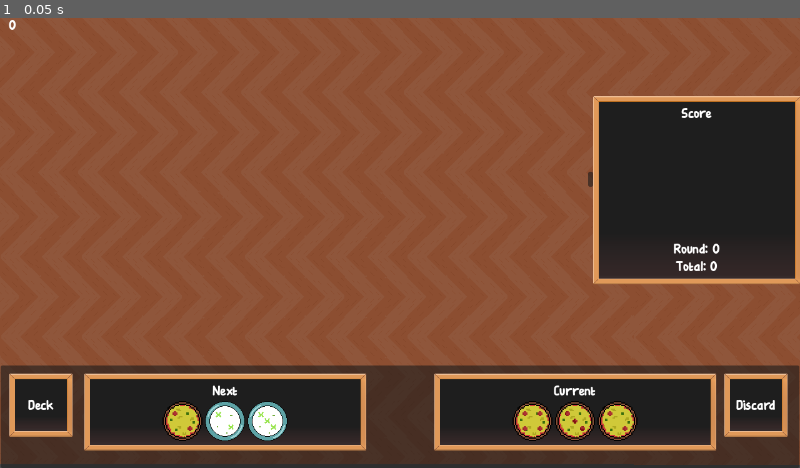
Above: before the commit, frame 1.
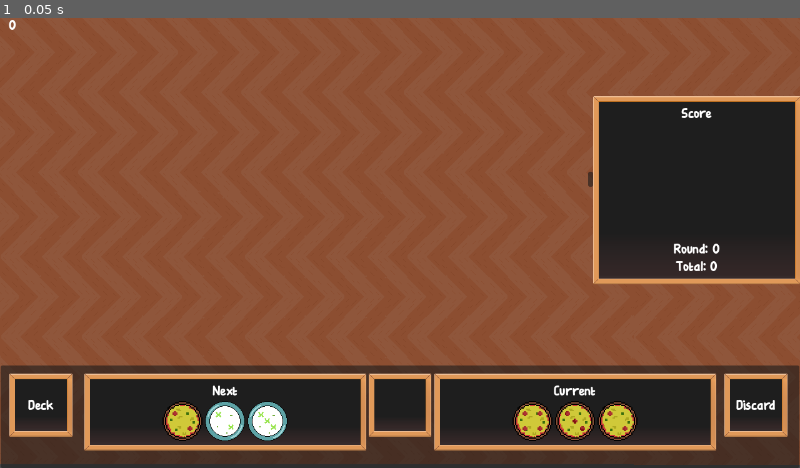
Above: after the commit, the same moment.

Repository: jshorte/dice-diner
Game: Godot game, scene res://Scenes/main.tscn
Same seed, same stepped clock (60 frames per second), same inputs: the game is played once before the commit and once after it.
Inputs:
- Up to frame 1 (0.05 s): no input

The runs differ from the first frame. In frame 1, 1.0% of the frame differs, in the area x 46-54%, y 78-94%.

Commit message:
Highlight contributions in score panel and play area

Diff:
--- a/Scenes/Dice.tscn
+++ b/Scenes/Dice.tscn
@@ -58,6 +58,68 @@
 scale_curve = SubResource("CurveTexture_3jar1")
 color_ramp = SubResource("GradientTexture1D_3jar1")
 
+[sub_resource type="Gradient" id="Gradient_3jar1"]
+colors = PackedColorArray(0, 1, 0, 1, 1, 1, 1, 1)
+
+[sub_resource type="GradientTexture1D" id="GradientTexture1D_1kcbr"]
+gradient = SubResource("Gradient_3jar1")
+
+[sub_resource type="Curve" id="Curve_b27ex"]
+_limits = [0.0, 3.0, 0.0, 1.0]
+_data = [Vector2(0, 3), 0.0, -1.00043, 0, 1, Vector2(0.551502, 2.44826), -2.63703, -2.63703, 0, 0, Vector2(1, 0), -5.4588, 0.0, 1, 0]
+point_count = 3
+
+[sub_resource type="CurveTexture" id="CurveTexture_7wmyd"]
+curve = SubResource("Curve_b27ex")
+
+[sub_resource type="ParticleProcessMaterial" id="ParticleProcessMaterial_jwc25"]
+particle_flag_disable_z = true
+emission_shape = 6
+emission_ring_axis = Vector3(0, 0, 1)
+emission_ring_height = 1.0
+emission_ring_radius = 48.0
+emission_ring_inner_radius = 32.0
+emission_ring_cone_angle = 5.0
+angle_min = 1.07288e-05
+angle_max = 1.07288e-05
+direction = Vector3(0, 0, 0)
+spread = 180.0
+initial_velocity_max = 24.21
+gravity = Vector3(0, 0, 0)
+scale_curve = SubResource("CurveTexture_7wmyd")
+color_ramp = SubResource("GradientTexture1D_1kcbr")
+
+[sub_resource type="Gradient" id="Gradient_a0ujp"]
+colors = PackedColorArray(0, 0, 1, 1, 1, 1, 1, 1)
+
+[sub_resource type="GradientTexture1D" id="GradientTexture1D_jwepb"]
+gradient = SubResource("Gradient_a0ujp")
+
+[sub_resource type="Curve" id="Curve_jglba"]
+_limits = [0.0, 3.0, 0.0, 1.0]
+_data = [Vector2(0, 3), 0.0, -1.00043, 0, 1, Vector2(0.551502, 2.44826), -2.63703, -2.63703, 0, 0, Vector2(1, 0), -5.4588, 0.0, 1, 0]
+point_count = 3
+
+[sub_resource type="CurveTexture" id="CurveTexture_pabcj"]
+curve = SubResource("Curve_jglba")
+
+[sub_resource type="ParticleProcessMaterial" id="ParticleProcessMaterial_cwike"]
+particle_flag_disable_z = true
+emission_shape = 6
+emission_ring_axis = Vector3(0, 0, 1)
+emission_ring_height = 1.0
+emission_ring_radius = 48.0
+emission_ring_inner_radius = 32.0
+emission_ring_cone_angle = 5.0
+angle_min = 1.07288e-05
+angle_max = 1.07288e-05
+direction = Vector3(0, 0, 0)
+spread = 180.0
+initial_velocity_max = 24.21
+gravity = Vector3(0, 0, 0)
+scale_curve = SubResource("CurveTexture_pabcj")
+color_ramp = SubResource("GradientTexture1D_jwepb")
+
 [sub_resource type="CircleShape2D" id="CircleShape2D_7cx2c"]
 radius = 32.0
 
@@ -94,6 +156,20 @@
 explosiveness = 0.5
 process_material = SubResource("ParticleProcessMaterial_7cx2c")
 
+[node name="ContributingHighlights" type="GPUParticles2D" parent="."]
+emitting = false
+amount = 48
+interp_to_end = 0.1
+explosiveness = 0.5
+process_material = SubResource("ParticleProcessMaterial_jwc25")
+
+[node name="ContributedHighlights" type="GPUParticles2D" parent="."]
+emitting = false
+amount = 48
+interp_to_end = 0.1
+explosiveness = 0.5
+process_material = SubResource("ParticleProcessMaterial_cwike")
+
 [node name="PredictCast" type="ShapeCast2D" parent="."]
 enabled = false
 shape = SubResource("CircleShape2D_7cx2c")
--- a/Scenes/dice_score_label.gd
+++ b/Scenes/dice_score_label.gd
@@ -68,9 +68,10 @@
 	if _dice:
 		name_label.add_theme_color_override("font_color", Color.YELLOW)
 		_dice.highlight(true)
-
+		SignalManager.update_highlight_related_dice.emit(_dice, true)
 
 func _on_mouse_exited():
 	if _dice:
 		name_label.remove_theme_color_override("font_color")
 		_dice.highlight(false)
+		SignalManager.update_highlight_related_dice.emit(_dice, false)
--- a/Scenes/hud.tscn
+++ b/Scenes/hud.tscn
@@ -207,6 +207,26 @@
 layout_mode = 2
 alignment = 1
 
+[node name="Button Display" type="PanelContainer" parent="Bottom Bar"]
+layout_mode = 0
+offset_left = 590.0
+offset_top = 570.0
+offset_right = 689.0
+offset_bottom = 670.0
+theme_override_styles/panel = ExtResource("3_ioopo")
+
+[node name="VBoxContainer" type="VBoxContainer" parent="Bottom Bar/Button Display"]
+layout_mode = 2
+alignment = 1
+
+[node name="NextRoundButton" type="Button" parent="Bottom Bar/Button Display/VBoxContainer"]
+unique_name_in_owner = true
+visible = false
+layout_mode = 2
+disabled = true
+text = "Next Round"
+autowrap_mode = 2
+
 [node name="Active Panel" type="Control" parent="."]
 layout_mode = 3
 anchors_preset = 0
@@ -319,7 +339,6 @@
 vertical_alignment = 2
 
 [node name="Holding Area" type="Panel" parent="."]
-visible = false
 layout_mode = 0
 offset_left = -81.0
 offset_top = 1.0
--- a/Scripts/Dice/dice.gd
+++ b/Scripts/Dice/dice.gd
@@ -367,11 +367,26 @@
 		print("Error: Roll animation or dice template not set up correctly.")
 		return
 
+
 func highlight(active: bool):
 	if active:
 		$HighlightParticles.emitting = true
 	else:
 		$HighlightParticles.emitting = false
+
+
+func highlight_contributing(active: bool):
+	if active:
+		$ContributingHighlights.emitting = true
+	else:
+		$ContributingHighlights.emitting = false
+
+
+func highlight_contributed(active: bool):
+	if active:
+		$ContributedHighlights.emitting = true
+	else:
+		$ContributedHighlights.emitting = false
 
 
 func spawn_impact_particles(position: Vector2, normal: Vector2, impact_strength: float = 1.0) -> void:
--- a/Scripts/Managers/score_manager.gd
+++ b/Scripts/Managers/score_manager.gd
@@ -40,11 +40,6 @@
 			dice.strategy.calculate_contributions(dice)
 
 		dice_scores.append(dice)
-		# BUG: contributions_from aren't being populated
-		if dice._type == G_ENUM.DiceType.PIZZA:
-			print("Contributions received ", dice.dice_name, ": ", dice.contributions_from)
-
-		print("Contributions given ", dice.dice_name, ": ", dice.contributions)
 
 	for dice in dice_to_score:
 		round_score += dice.calculated_score
@@ -55,4 +50,3 @@
 		print("Dice: ", dice.dice_name, " Score: ", dice.calculated_score, " Reported: ", dice.reported_score, " Base: ", dice.get_base_score(), " Multiplier: ", dice.get_multiplier_value(), " Flat: ", dice.get_flat_value())
 
 	SignalManager.score_updated.emit(round_score, total_score, dice_scores)
-	SignalManager.score_completed.emit()
--- a/Scripts/Managers/signal_manager.gd
+++ b/Scripts/Managers/signal_manager.gd
@@ -24,6 +24,7 @@
 # GUI management
 signal add_to_deck_panel
 signal remove_from_deck_panel
+signal update_highlight_related_dice
 
 # Game management
 signal phase_state_changed
--- a/Scripts/Strategies/pizza_dice_scoring_strategy.gd
+++ b/Scripts/Strategies/pizza_dice_scoring_strategy.gd
@@ -23,8 +23,15 @@
 	dice.reported_score = roundi(dice.get_base_reported_score())
 
 func calculate_contributions(dice: Dice):
-	dice.contributions = {
-		"type": "SELF",
+	# dice.contributions[dice] = {
+	# 	"type": G_ENUM.DiceType.keys()[dice._type],
+	# 	"total_contribution": dice.get_base_score(),
+	# 	"base_score": dice.get_type_score(),
+	# 	"quality_multiplier": dice.get_base_quality_multiplier()
+	# }
+	dice.contributions_from[dice] = {
+		"type": G_ENUM.DiceType.keys()[dice._type],
+		"total_contribution": dice.get_base_score(),
 		"base_score": dice.get_type_score(),
 		"quality_multiplier": dice.get_base_quality_multiplier()
 	}
--- a/Scripts/UI/score_bar.gd
+++ b/Scripts/UI/score_bar.gd
@@ -8,6 +8,7 @@
 @onready var round_score_text: Label = get_node("%RoundScoreText")
 @onready var total_score_text: Label = get_node("%TotalScoreText")
 @onready var dice_score_vbox: VBoxContainer = get_node("%DiceScoreVBox")
+@onready var next_round_button: Button = get_node("%NextRoundButton")
 
 func _ready() -> void:
 	SignalManager.emit_ready.connect(_emit_ready)
@@ -15,17 +16,12 @@
 	SignalManager.dice_launched.connect(_on_dice_launched)
 	SignalManager.score_updated.connect(_on_score_updated)
 	SignalManager.dice_score_updated.connect(_on_dice_score_updated)
-	SignalManager.phase_state_changed.connect(_on_phase_state_changed)
+	SignalManager.update_highlight_related_dice.connect(_on_highlight_related_dice)
+	next_round_button.pressed.connect(_on_next_round_button_pressed)
 
 
 func _emit_ready():
 	SignalManager.score_bar_manager_ready.emit()
-
-
-func _on_phase_state_changed(new_state: G_ENUM.PhaseState):
-	if new_state == G_ENUM.PhaseState.ROLL:
-		print("Resetting score display for new round")
-		_reset_score_display()
 
 
 func _on_dice_placed(dice: Dice, position: Vector2):
@@ -40,6 +36,7 @@
 		l.set_dice_score(dice_to_score[i], true)
 		l.visible = true
 
+
 func _on_dice_launched():
 	for label in dice_score_labels:
 		label.visible = true
@@ -52,17 +49,46 @@
 
 
 func _on_score_updated(round_score: int, total_score: int, dice_scores: Array[Dice]):
-	print("Size Compare (Labels vs Scores): ", dice_score_labels.size(), " vs ", dice_scores.size())
 	for i in range(dice_score_labels.size()):
 		var label = dice_score_labels[i]
 		label.set_dice_score(dice_scores[i], false)
 
 	round_score_text.text = "Round: %d" % round_score
 	total_score_text.text = "Total: %d" % total_score
+	next_round_button.visible = true
+	next_round_button.disabled = false
+
+func _on_highlight_related_dice(dice: Dice, highlight: bool):
+	var dice_to_highlight_to = dice.contributions.keys()
+	var dice_to_highlight_from = dice.contributions_from.keys()
+	for contributing_dice in dice_to_highlight_to:
+		for label in dice_score_labels:
+			if label._dice == contributing_dice:
+				if highlight:
+					label.name_label.add_theme_color_override("font_color", Color.GREEN)
+					contributing_dice.highlight_contributing(true)
+				else:
+					label.name_label.remove_theme_color_override("font_color")
+					contributing_dice.highlight_contributing(false)
+
+	for contributed_dice in dice_to_highlight_from:
+		if contributed_dice._type == G_ENUM.DiceType.PIZZA:
+			continue
+
+		for label in dice_score_labels:
+			if label._dice == contributed_dice:
+				if highlight:
+					label.name_label.add_theme_color_override("font_color", Color.BLUE)
+					contributed_dice.highlight_contributed(true)
+				else:
+					label.name_label.remove_theme_color_override("font_color")
+					contributed_dice.highlight_contributed(false)
 
 
-func _reset_score_display():
-	return
-	# round_score_text.visible = false
-	# for label in dice_score_labels:
-	# 	label.visible = false
+# TODO: Put in bottom bar
+func _on_next_round_button_pressed():
+	for label in dice_score_labels:
+		label.name_label.remove_theme_color_override("font_color")
+	SignalManager.score_completed.emit()
+	next_round_button.visible = false
+	next_round_button.disabled = true
Not shown: 1 places in Scenes/Dice.tscn that only renumber resources
Not shown: 2 places in Scenes/hud.tscn that only renumber resources
